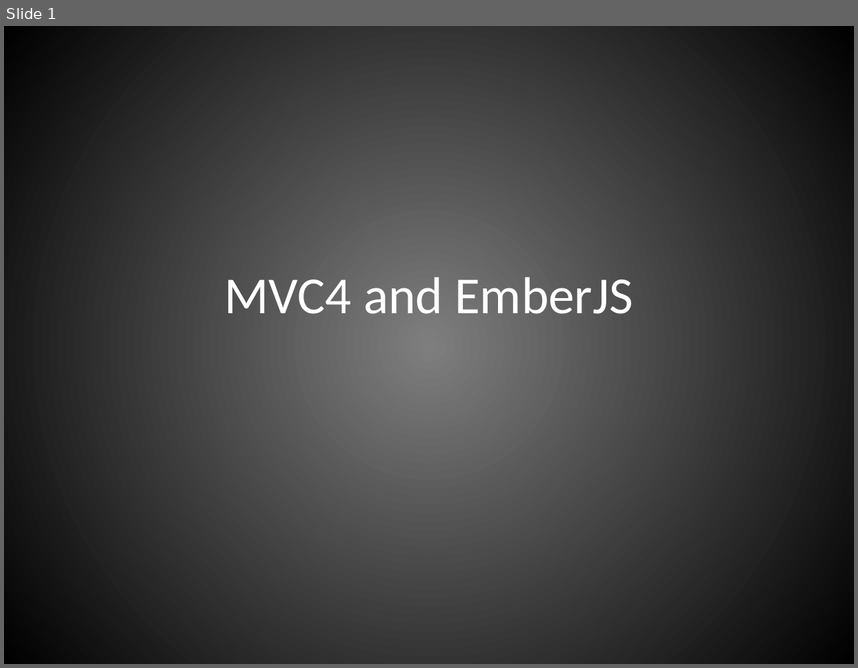
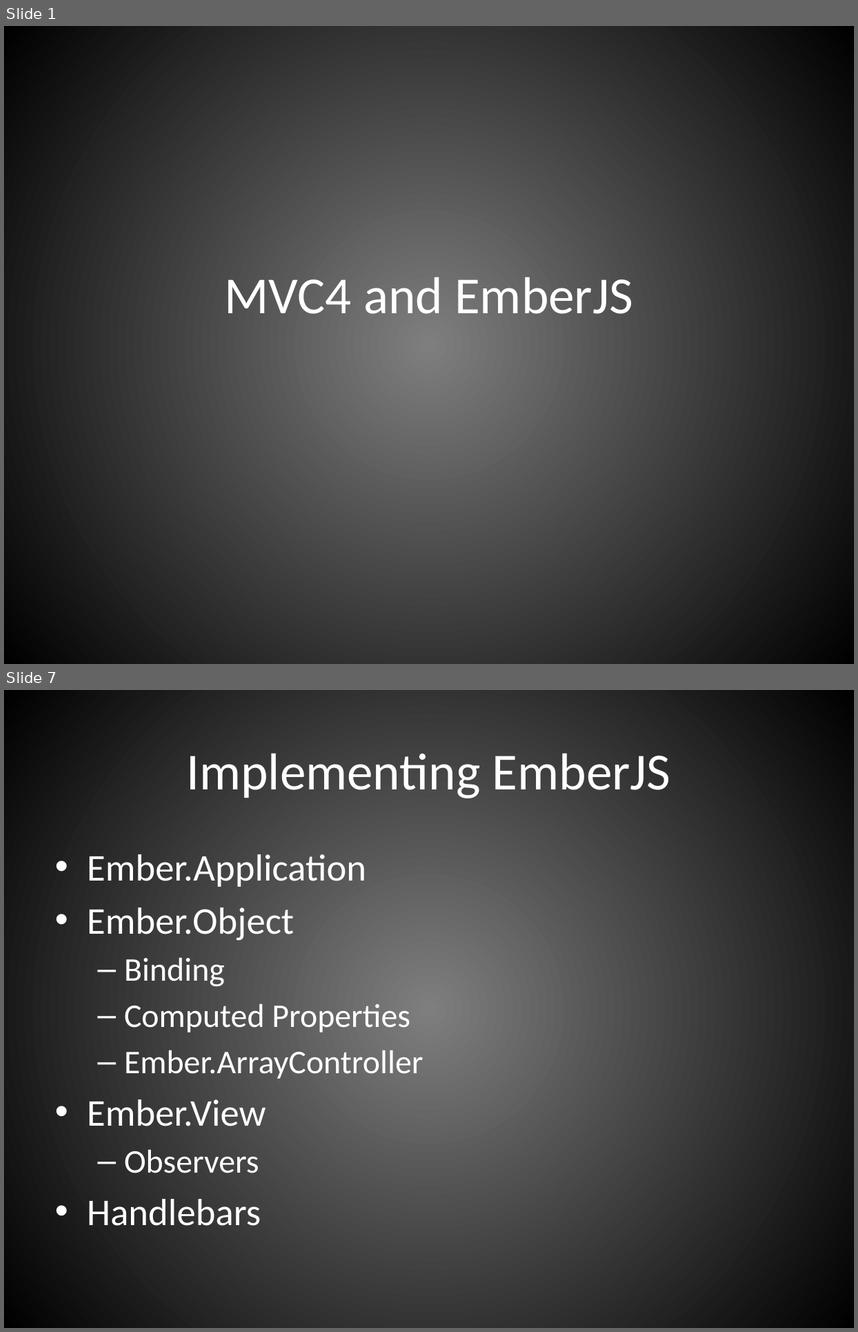
Before and after one commit to strmshdw/emberDemo, a slide deck: MVC4 and EmberJS.pptx. Shown one above the other, each under a label of ours: slide 1 before the commit, slides 1 and 7 after it; the slides between them are not shown. The pictures are 858x668 and 858x1332 pixels, drawn with LibreOffice and Linux fonts; fonts in the diff are those of the drawing. Boxes give left, top, right and bottom in pixels: in the first picture for what was removed or moved away, otherwise in the second. Text is boxed around its words. In the diff, an @@ line names an element or a change of style, - is before the commit and + after.

```diff
--- a/MVC4 and EmberJS.pptx
+++ b/MVC4 and EmberJS.pptx
@@ slide 7 added at (x1=4, y1=690, x2=854, y2=1328), background gradient #7F7F7F to #000000 @@
@@ title added at (x1=186, y1=753, x2=671, y2=798), 44 pt, text #FFFFFF @@
+Implementing EmberJS
@@ text added at (x1=87, y1=854, x2=423, y2=1225), 28 pt, text #FFFFFF @@
+• Ember.Application
+• Ember.Object
+  – Binding
+  – Computed Properties
+  – Ember.ArrayController
+• Ember.View
+  – Observers
+• Handlebars
```
Also in this commit, not shown: 6 other slides added, 8 other files.
